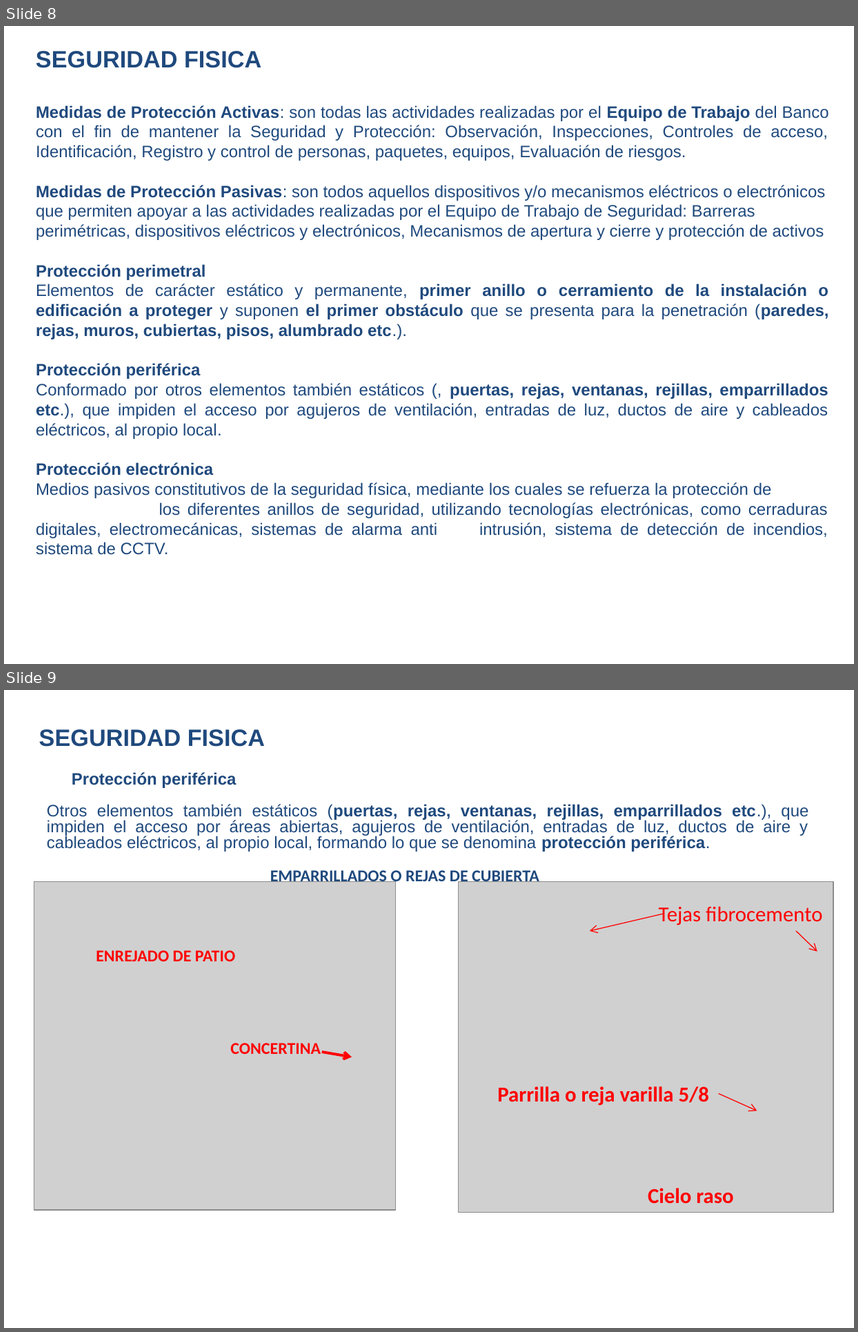
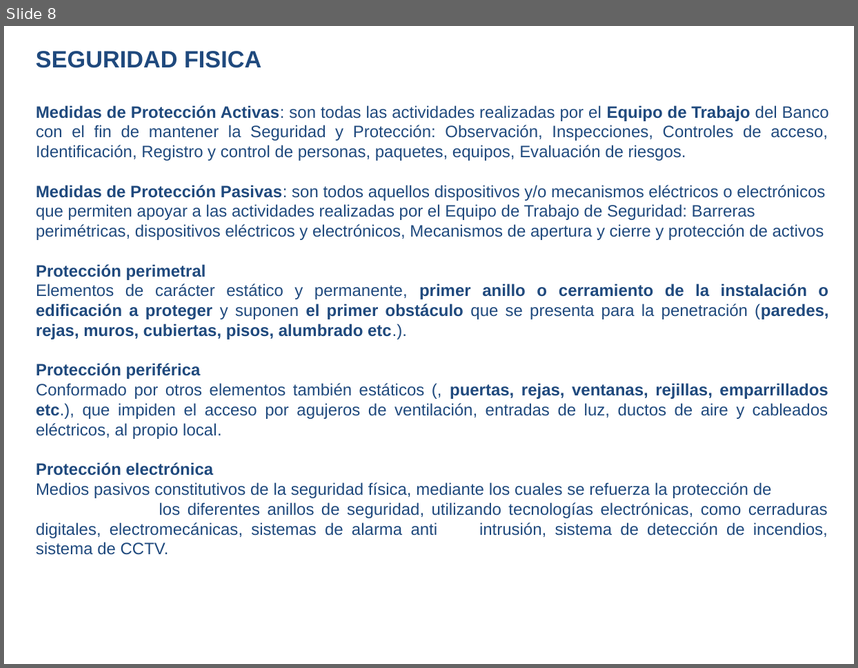
Before and after one commit to elberthAgreda/triviaApp, a slide deck: videoApp/src/assets/pdf/SEGURIDADBANCARIA/SEGURIDADBANCARIA.pptx. Shown one above the other, each under a label of ours: slides 8 and 9 before the commit, slide 8 after it. The pictures are 858x1332 and 858x668 pixels, drawn with LibreOffice and Linux fonts; fonts in the diff are those of the drawing; grey boxes stand for pictures; background and template pictures are left out. Boxes give left, top, right and bottom in pixels: in the first picture for what was removed or moved away, otherwise in the second. Text is boxed around its words. In the diff, an @@ line names an element or a change of style, - is before the commit and + after.

```diff
--- a/videoApp/src/assets/pdf/SEGURIDADBANCARIA/SEGURIDADBANCARIA.pptx
+++ b/videoApp/src/assets/pdf/SEGURIDADBANCARIA/SEGURIDADBANCARIA.pptx
@@ slide 9 removed at <box>4,690,854,1328</box>, background picture (left out) @@
@@ text removed at <box>39,729,265,747</box> @@
-SEGURIDAD FISICA
@@ text removed at <box>47,772,809,851</box> @@
-  Protección periférica
-Otros elementos también estáticos (puertas, rejas, ventanas, rejillas, emparrillados etc.), que impiden el acceso por áreas abiertas, agujeros de ventilación, entradas de luz, ductos de aire y cableados eléctricos, al propio local, formando lo que se denomina protección periférica.
@@ text removed at <box>270,867,539,885</box> @@
-EMPARRILLADOS O REJAS DE CUBIERTA
@@ picture removed at <box>34,881,395,1210</box> @@
@@ picture removed at <box>458,881,833,1212</box> @@
@@ arrow removed from (664, 914) to (590, 931) @@
@@ text removed at <box>659,906,822,925</box> @@
-Tejas fibrocemento
@@ arrow removed from (796, 931) to (818, 951) @@
@@ text removed at <box>96,950,235,961</box> @@
-ENREJADO DE PATIO
@@ text removed at <box>230,1043,321,1054</box> @@
-CONCERTINA
@@ arrow removed from (322, 1052) to (352, 1056) @@
@@ text removed at <box>497,1086,709,1105</box> @@
-Parrilla o reja varilla 5/8
@@ arrow removed from (719, 1093) to (757, 1111) @@
@@ text removed at <box>648,1187,733,1203</box> @@
-Cielo raso
```
Also in this commit, not shown: 3 slides changed, 2 slides added, 6 other slides removed, 22 other files.
